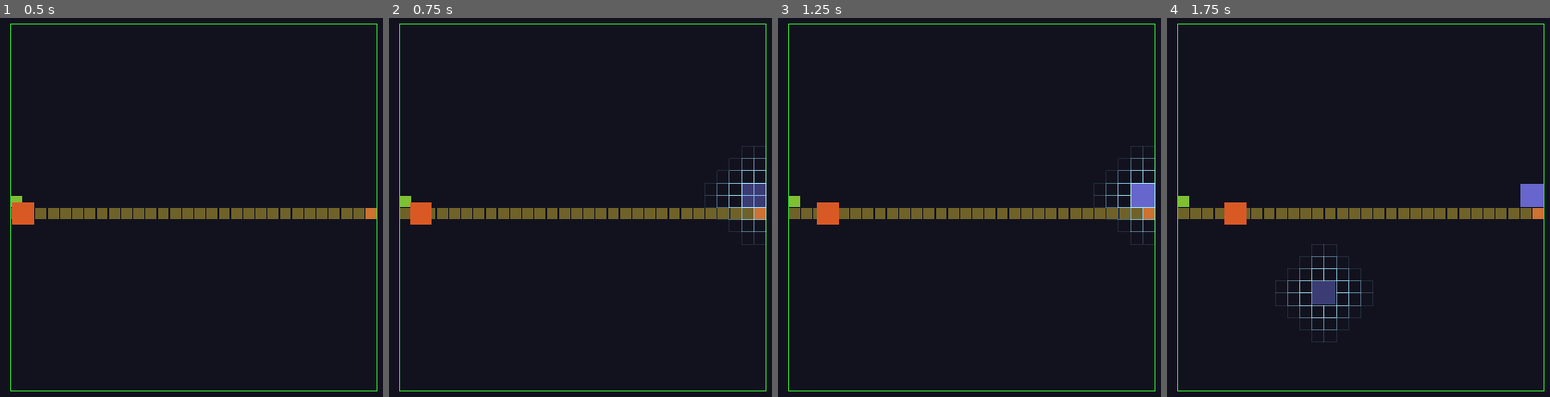
Above: before the commit, frames 1-4 (left to right).
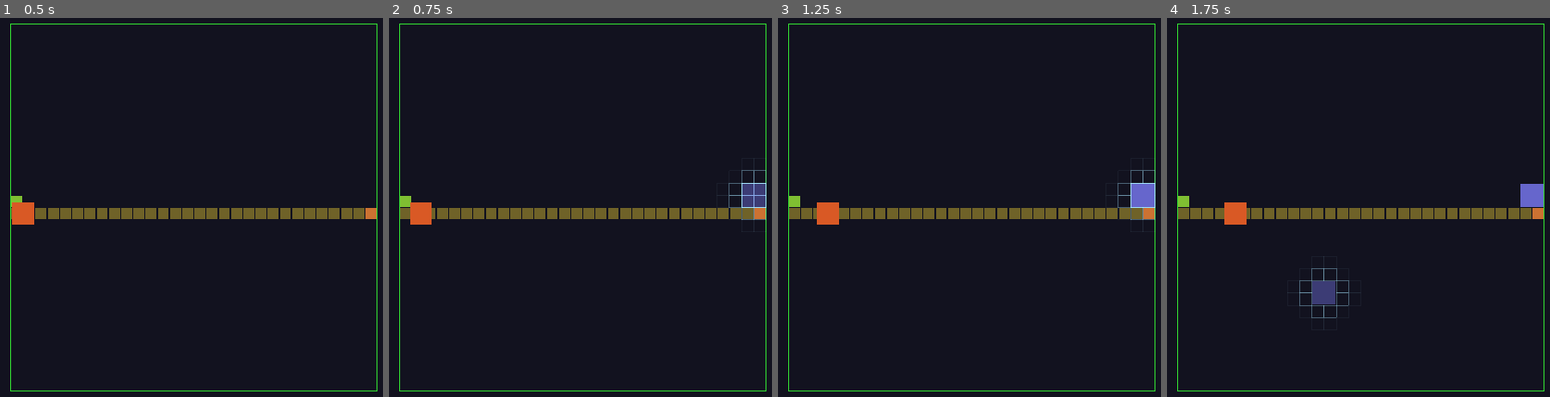
Above: after the commit, the same moments.

Repository: TimGoergen/critter-quitters
Game: Godot game, scene res://Main.tscn
The game is run twice, just before and just after one commit, with the same random seed, the same clock (stepped at 60 frames per second) and the same inputs.
Inputs (mouse positions are in pixels of both pictures, inside the frame that each line leads up to):
- Up to frame 1 (0.5 s): no input
- Up to frame 2 (0.75 s): move the mouse to (745, 188) at 0.52 s; click (745, 188) at 0.67 s
- Up to frame 3 (1.25 s): no input
- Up to frame 4 (1.75 s): drag from (1212, 226) to (1324, 290) at 1.27 s

Frame 1 is identical in both runs. In frame 2, 0.3% of the frame differs, in the area x 82-99%, y 33-60%; in frame 3, 0.3%; in frame 4, 0.5%, in the area x 28-54%, y 59-86%.

Commit message:
Fix enemy rerouting; tighten grid glow
Enemy rerouting:
- Pathfinder now exposes find_path_from(start) for per-enemy A* queries
- Arena computes a fresh optimal path from each enemy's current cell on
  every grid change, eliminating the history-backtracking approach
- Enemy.update_path() simplified: accepts path starting at current cell,
  redirects immediately to new next step — no more backward movement or
  side-to-side oscillation
- _history removed from Enemy as it is no longer needed

Grid glow:
- MAX_GLOW_DIST reduced from 3 to 2 (smaller footprint)
- Falloff exponent raised from 1.5 to 2.5 (steeper brightness drop)

Co-Authored-By: Claude Sonnet 4.6 <noreply@anthropic.com>

Diff:
--- a/game/arena/Arena.gd
+++ b/game/arena/Arena.gd
@@ -209,9 +209,12 @@
 				or state == Grid.CellState.EXIT:
 			_spawn_path_marker(cell)
 
-	# Forward the new path to all active enemies so they reroute immediately.
+	# Give each enemy a fresh A* path from its current cell to the exit
+	# so every enemy takes the optimal route given the new grid layout.
 	for enemy in _active_enemies:
-		enemy.update_path(new_path)
+		var enemy_path := _pathfinder.find_path_from(enemy.get_current_cell())
+		if not enemy_path.is_empty():
+			enemy.update_path(enemy_path)
 
 
 # ---------------------------------------------------------------------------
@@ -303,7 +306,7 @@
 		_grid_highlight.mesh = null
 		return
 
-	const MAX_GLOW_DIST: int = 3
+	const MAX_GLOW_DIST: int = 2
 
 	var im := ImmediateMesh.new()
 	var hs := Grid.CELL_SIZE * 0.5
@@ -321,7 +324,7 @@
 				continue
 			if dist == 0 and _pressing:
 				continue
-			var alpha := 0.90 * pow(1.0 - float(dist) / float(MAX_GLOW_DIST + 1), 1.5)
+			var alpha := 0.90 * pow(1.0 - float(dist) / float(MAX_GLOW_DIST + 1), 2.5)
 			_draw_cell_glow(im, cell, hs, y, alpha)
 
 	im.surface_end()
--- a/game/arena/Pathfinder.gd
+++ b/game/arena/Pathfinder.gd
@@ -71,6 +71,13 @@
 ## Returns an empty array if no valid path exists.
 func get_current_path() -> Array[Vector2i]:
 	return _current_path.duplicate()
+
+
+## Finds the shortest path from start to the arena exit using the current grid.
+## Used by Arena to compute a fresh optimal path for each enemy after a reroute.
+## Returns an empty array if no valid path exists from start.
+func find_path_from(start: Vector2i) -> Array[Vector2i]:
+	return _find_path(start, GameState.exit_cell)
 
 
 ## Returns true if blocking all cells in the given array would leave at least
--- a/game/enemies/Enemy.gd
+++ b/game/enemies/Enemy.gd
@@ -8,30 +8,14 @@
 ## Movement model:
 ##   The enemy tracks two cells at all times:
 ##     _current_cell — the last cell centre the enemy arrived at
-##     _target_cell  — the cell centre it is currently moving toward
+##     _target_cell  — the next cell centre it is moving toward
 ##
 ##   Movement is always a straight line between adjacent cell centres.
-##   A straight line between adjacent cells can never cross an obstacle
-##   (obstacles are full cells, and adjacent cell centres are separated
-##   by exactly one cell width). This makes obstacle traversal impossible
-##   by construction, regardless of how the path changes.
-##
-##   _history records every cell centre the enemy has arrived at, in order.
-##   It is the foundation of the backtracking reroute model.
 ##
 ## Rerouting model:
-##   When the path updates, two cases are possible:
-##
-##   1. _target_cell is still in the new path.
-##      Keep moving to _target_cell, then follow the new path from there.
-##      No interruption, no direction change mid-segment.
-##
-##   2. _target_cell was blocked (no longer in the new path).
-##      Walk backward through _history until the most recent cell that
-##      is also on the new path. Build a combined path:
-##        [_current_cell, prev_cell, ..., rejoin_cell, new_path_forward...]
-##      Every step in this combined path is adjacent-to-adjacent, so
-##      the enemy physically retraces its route rather than cutting across.
+##   Arena calls update_path() with a fresh A* result from _current_cell
+##   to the exit whenever the grid changes. The enemy redirects immediately
+##   to the new optimal path without backtracking.
 ##
 ## Usage: instantiate via Arena, then call initialize() before the node
 ## is added to the scene tree.
@@ -83,11 +67,6 @@
 var _path: Array[Vector2i] = []
 var _path_index: int = 0
 
-# Ordered list of every cell centre the enemy has arrived at.
-# Most recent entry is _current_cell. Used to construct backtrack routes
-# that step through previously visited (and therefore passable) cells.
-var _history: Array[Vector2i] = []
-
 
 # ---------------------------------------------------------------------------
 # Setup
@@ -103,7 +82,6 @@
 	_current_cell = _path[0]
 	_path_index   = 1
 	_target_cell  = _path[_path_index]
-	_history      = [_current_cell]
 
 	global_position   = _cell_to_world(_current_cell)
 	global_position.y = 0.25   # sit above the floor, same height as trap boxes
@@ -115,67 +93,23 @@
 # Path updates
 # ---------------------------------------------------------------------------
 
-## Called by Arena whenever the Pathfinder recalculates the path.
-##
-## Case 1 — target still valid:
-##   Update the stored path and index. The enemy continues toward
-##   _target_cell without changing direction, then follows the new path.
-##
-## Case 2 — target was blocked:
-##   Search backward through _history for the most recent cell that
-##   appears on the new path (the "rejoin cell"). Build a combined path
-##   that backtracks step-by-step from _current_cell to that rejoin cell,
-##   then continues forward along the new path. Because every step in the
-##   backtrack portion was previously traversed, all steps are adjacent
-##   and no obstacle can be crossed.
+## Called by Arena whenever the grid changes.
+## new_path is a fresh A* result from _current_cell to the exit — Arena
+## computes it per-enemy so the path is always optimal from here.
+## new_path[0] == _current_cell; new_path[1] is the immediate next step.
 func update_path(new_path: Array[Vector2i]) -> void:
-	if new_path.is_empty():
+	if new_path.size() < 2:
 		_path = new_path
 		return
+	_path        = new_path
+	_path_index  = 1
+	_target_cell = new_path[1]
 
-	var target_index := new_path.find(_target_cell)
 
-	if target_index >= 0:
-		# Target is still on the new path — continue toward it, then follow
-		# the new path from that point onward.
-		_path       = new_path
-		_path_index = target_index
-		return
-
-	# Target was blocked. Find the most recent history cell that is also
-	# on the new path — this is where the backtrack route rejoins.
-	var rejoin_history_idx := -1
-	var rejoin_path_idx    := -1
-	for i in range(_history.size() - 1, -1, -1):
-		var idx := new_path.find(_history[i])
-		if idx >= 0:
-			rejoin_history_idx = i
-			rejoin_path_idx    = idx
-			break
-
-	if rejoin_history_idx < 0:
-		# No common cell found — shouldn't occur in normal play since the
-		# pathfinder always guarantees a valid path from entrance to exit.
-		_path = new_path
-		return
-
-	# Build a combined path:
-	#   backtrack: _history[size-1] → _history[size-2] → ... → _history[rejoin]
-	#   forward:   new_path[rejoin+1] → ... → exit
-	# All backtrack steps are between previously visited adjacent cells.
-	var combined: Array[Vector2i] = []
-	for i in range(_history.size() - 1, rejoin_history_idx - 1, -1):
-		combined.append(_history[i])
-	for i in range(rejoin_path_idx + 1, new_path.size()):
-		combined.append(new_path[i])
-
-	# combined[0] == _current_cell. The enemy first finishes returning to
-	# _current_cell (it is currently between _current_cell and the old
-	# blocked _target_cell), then steps backward through history until
-	# reaching the rejoin cell, then follows the new path forward.
-	_path        = combined
-	_path_index  = 0
-	_target_cell = combined[0]
+## Returns the last cell the enemy fully arrived at.
+## Arena reads this to compute the per-enemy reroute path.
+func get_current_cell() -> Vector2i:
+	return _current_cell
 
 
 # ---------------------------------------------------------------------------
@@ -196,7 +130,6 @@
 		# Arrived — snap to cell centre, advance to the next cell.
 		global_position = target_world
 		_current_cell   = _target_cell
-		_history.append(_current_cell)
 		_path_index    += 1
 
 		if _path_index >= _path.size():
